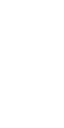
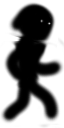
Layer changes from the first (64, 128) image to the second:
added layer "run" above "man.png" over 0, 2, 64, 128
